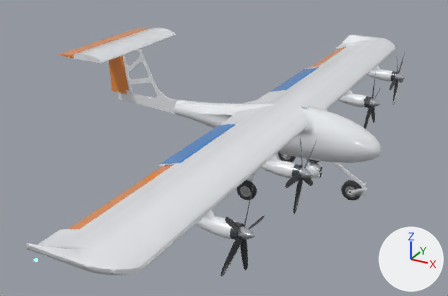
Renders of the glTF model models/kestrel_s1.glb from each side of a commit.
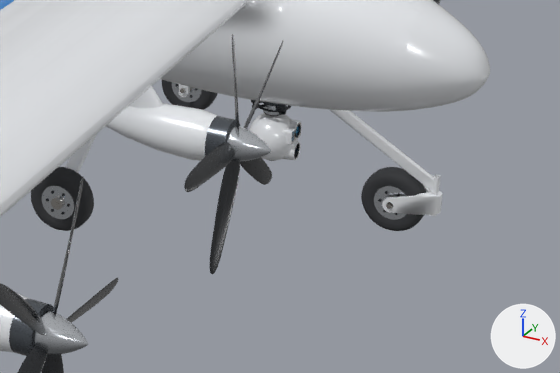
The first picture shows the older version from a 50 mm camera at (4.71, -9.48, 5.19) aimed at (-0.37, -0.25, 0.57). The close-ups show the older and then the newer version on the part from 51% to 90% of the width and 43% to 83% of the height of that picture. Only the edits that show in the close-ups are written down. The axes (+X, +Y, +Z) are drawn at lower right. The lights are the same throughout. Where no turn or scale is listed for an object, it has been applied to the vertices. Vertices at exactly the same position are counted once.

The first close-up shows 'Kestrel_S1_body', 'Kestrel_S1_gimbal_arm', 'Kestrel_S1_gimbal_damper_mount', 'Kestrel_S1_gimbal_optics', 'Kestrel_S1_gimbal_turret_shell', 'Kestrel_S1_left_main_wheel_rim', 'Kestrel_S1_left_main_wheel_tire', 'Kestrel_S1_nose_wheel_rim', 'Kestrel_S1_nose_wheel_tire', 'Kestrel_S1_right_inner_motor_blades', 'Kestrel_S1_right_inner_motor_can', 'Kestrel_S1_right_inner_motor_nacelle', 'Kestrel_S1_right_inner_motor_pylon', 'Kestrel_S1_right_inner_motor_spinner', 'Kestrel_S1_right_main_wheel_rim', 'Kestrel_S1_right_main_wheel_tire', 'Kestrel_S1_right_outer_motor_blades', 'Kestrel_S1_right_outer_motor_can', 'Kestrel_S1_right_outer_motor_spinner' and 3 more.
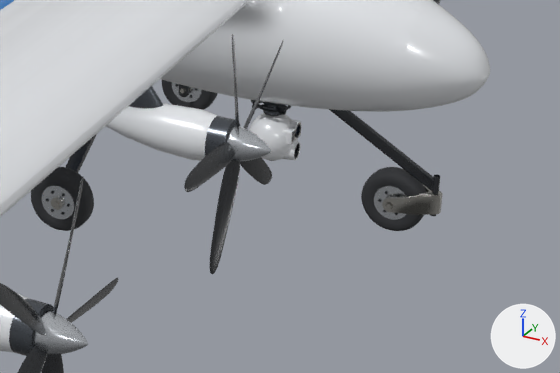
The change, as a diff of the scene's bpy script:
```diff
--- a/models/kestrel_s1.glb.py
+++ b/models/kestrel_s1.glb.py
@@ mat_kestrel_aluminum_7075_brushed @@
 mat_kestrel_aluminum_7075_brushed = principled_material('Kestrel_Aluminum_7075_Brushed')
-mat_kestrel_aluminum_7075_brushed.base_color = (0.66, 0.69, 0.73)  # light grey #d4d8de
-mat_kestrel_aluminum_7075_brushed.metallic = 1.0
-mat_kestrel_aluminum_7075_brushed.roughness = 0.21
-mat_kestrel_aluminum_7075_brushed.anisotropic = 0.65
+mat_kestrel_aluminum_7075_brushed.base_color = (0.62, 0.65, 0.69)  # light grey #ced3d8
+mat_kestrel_aluminum_7075_brushed.metallic = 0.94
+mat_kestrel_aluminum_7075_brushed.roughness = 0.22
+mat_kestrel_aluminum_7075_brushed.anisotropic = 0.62
@@ mat_kestrel_anodized_black_al @@
 mat_kestrel_anodized_black_al.base_color = (0.045, 0.05, 0.058)  # dark grey #3c3f44
-mat_kestrel_anodized_black_al.metallic = 0.85
-mat_kestrel_anodized_black_al.roughness = 0.27
-mat_kestrel_anodized_black_al.anisotropic = 0.48
+mat_kestrel_anodized_black_al.metallic = 0.82
+mat_kestrel_anodized_black_al.roughness = 0.29
+mat_kestrel_anodized_black_al.anisotropic = 0.46
@@ mat_kestrel_sapphire_ar_glass @@
 mat_kestrel_sapphire_ar_glass = principled_material('Kestrel_Sapphire_AR_Glass')
-mat_kestrel_sapphire_ar_glass.base_color = (0.02, 0.09, 0.16)  # dark blue #27556f
-mat_kestrel_sapphire_ar_glass.roughness = 0.02
-mat_kestrel_sapphire_ar_glass.coat_weight = 0.85
+mat_kestrel_sapphire_ar_glass.base_color = (0.008, 0.022, 0.042)  # dark blue #16293a
+mat_kestrel_sapphire_ar_glass.roughness = 0.025
+mat_kestrel_sapphire_ar_glass.coat_weight = 0.9
 mat_kestrel_sapphire_ar_glass.coat_roughness = 0.015
-mat_kestrel_sapphire_ar_glass.emission_color = (0.0084, 0.0616, 0.106)  # dark blue #17465c
-mat_kestrel_sapphire_ar_glass.emission_strength = 1.0
+mat_kestrel_sapphire_ar_glass.metallic = 0.06
@@ mat_kestrel_rubber_tire @@
 mat_kestrel_rubber_tire = principled_material('Kestrel_Rubber_Tire')
-mat_kestrel_rubber_tire.base_color = (0.032, 0.034, 0.038)  # dark grey #323437
+mat_kestrel_rubber_tire.base_color = (0.028, 0.03, 0.034)  # dark grey #2f3034
 mat_kestrel_rubber_tire.roughness = 0.82
@@ me_cad_body_kestrel_s1_composite_white @@
 me_cad_body_kestrel_s1_composite_white.from_pydata(...)  # 8708 vertices, 14000 faces; spans x -2.94..2.46, y -5.5..5.5, z -0.88..1.26
+# me_cad_body_kestrel_s1_composite_white part 1: 393 of 8708 vertices moved; they spanned x 1.47..2.26, y -0.02..0.02, z -0.87..-0.26 and now span x 1.47..2.26, y -0.02..0.02, z -0.87..-0.26; mean shift (0.0, 0.0, 0.0); largest move (2.26, 0.0, -0.87) -> (1.54, 0.01, -0.26)
+# me_cad_body_kestrel_s1_composite_white part 2: 803 faces spanning x 0.36..2.24, y -0.8..0.8, z -0.88..-0.23 switch from mat_kestrel_s1_composite_white (white #eceff2) to mat_kestrel_carbon_3k_twill (dark grey #2b2e32)
+# me_cad_body_kestrel_s1_composite_white part 3: 379 faces spanning x 1.98..2.28, y -0.09..0.09, z -0.87..-0.74 switch from mat_kestrel_s1_composite_white (white #eceff2) to mat_kestrel_titanium_ti6al4v (grey #b8b6b1)
@@ me_cad_gimbal_gimbal_arm_kestrel_aluminum_7075_brushed @@
 me_cad_gimbal_gimbal_arm_kestrel_aluminum_7075_brushed.from_pydata(...)  # 1335 vertices, 2666 faces; spans x -0.094..0.044, y -0.054..0.138, z -0.047..0.212
-me_cad_gimbal_gimbal_arm_kestrel_aluminum_7075_brushed.materials.append(mat_kestrel_aluminum_7075_brushed)  # light grey #d4d8de
+me_cad_gimbal_gimbal_arm_kestrel_aluminum_7075_brushed.materials.append(mat_kestrel_anodized_graphite)  # dark grey #595e65
@@ me_cad_pylon_kestrel_s1_composite_white @@
 me_cad_pylon_kestrel_s1_composite_white.from_pydata(...)  # 1562 vertices, 3120 faces; spans x -0.45..0.15, y -0.037..0.037, z -0.12..0.09
-me_cad_pylon_kestrel_s1_composite_white.materials.append(mat_kestrel_s1_composite_white)  # white #eceff2
+me_cad_pylon_kestrel_s1_composite_white.materials.append(mat_kestrel_anodized_graphite)  # dark grey #595e65
```

What differs and where, as boxes (x1, y1, x2, y2) in the close-ups (560 x 373 px; the box of a moved part takes in the faces that stretch with it):
'Kestrel_S1_right_inner_motor_pylon', recoloured (white to dark grey): (129, 85, 163, 108) in both
'Kestrel_S1_gimbal_arm', recoloured, surface changed: (263, 104, 279, 115) in both
part 1 of me_cad_body_kestrel_s1_composite_white, moved or reshaped: (430, 174, 440, 216) in both
part 2 of me_cad_body_kestrel_s1_composite_white, recoloured: (66, 84, 434, 192) in both
part 3 of me_cad_body_kestrel_s1_composite_white, recoloured (white to grey): (382, 185, 442, 215) in both
